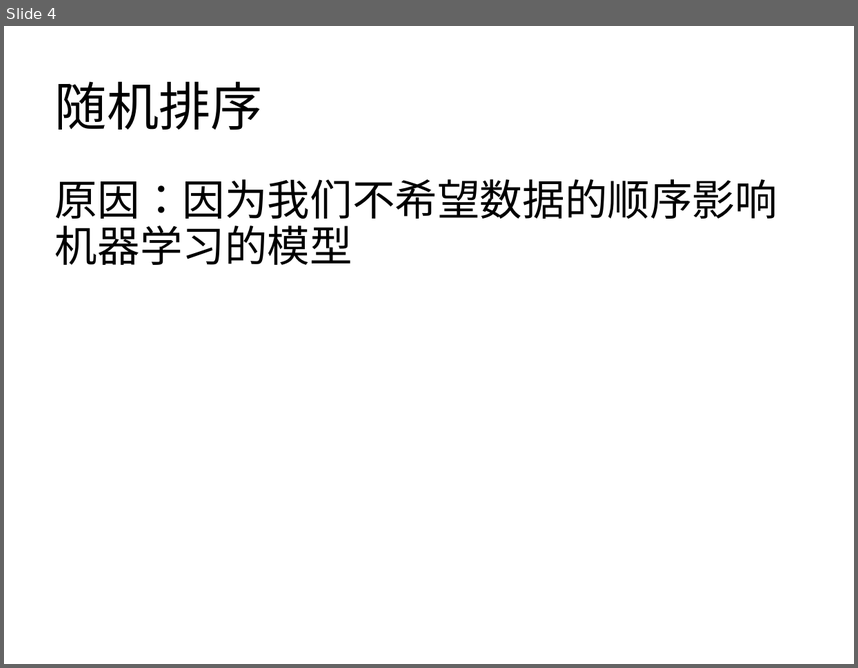
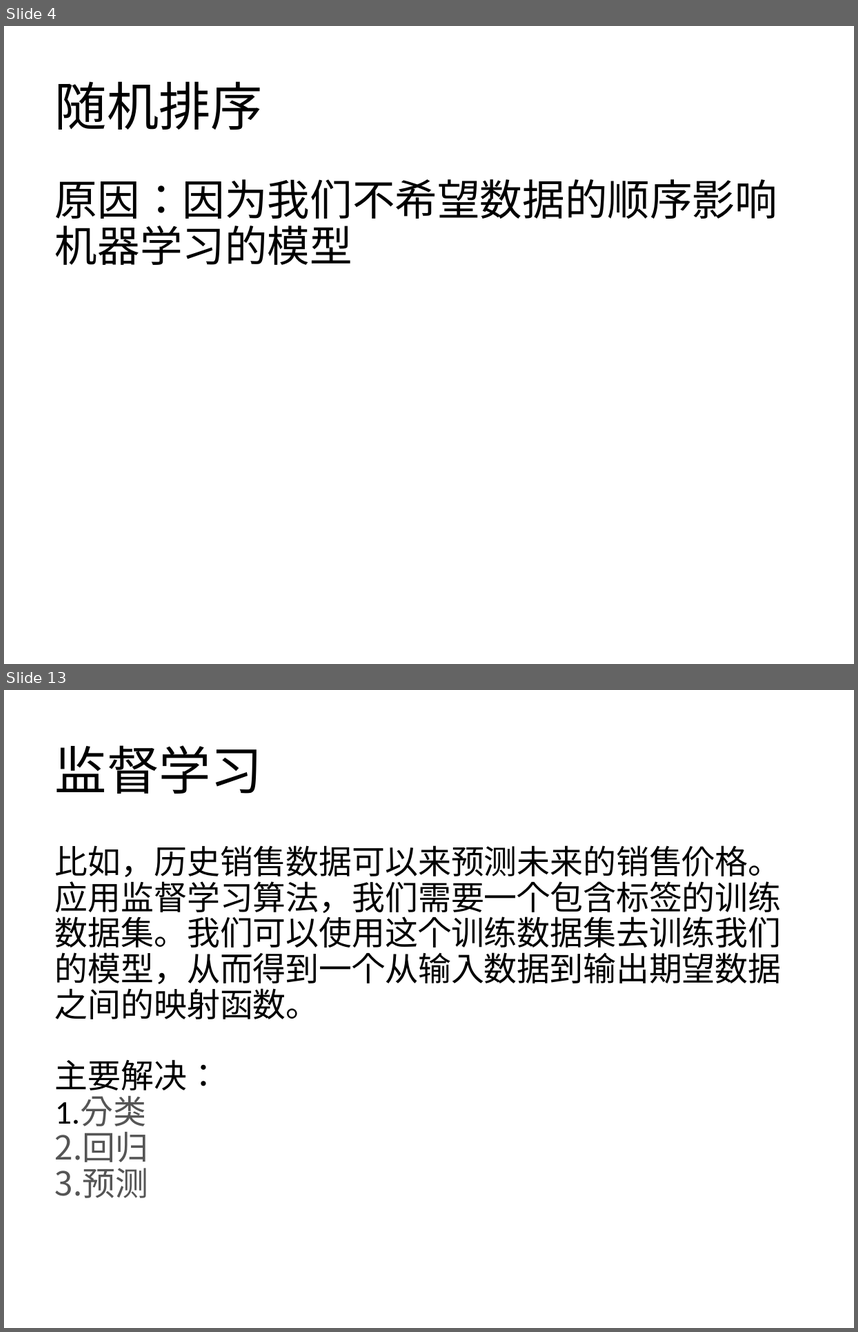
Before and after one commit to zznan0o0/Machine-Learning-materilas, a slide deck: 机器学习.pptx. Shown one above the other, each under a label of ours: slide 4 before the commit, slides 4 and 13 after it; the slides between them are not shown. The pictures are 858x668 and 858x1332 pixels, drawn with LibreOffice and Linux fonts; fonts in the diff are those of the drawing. Boxes give left, top, right and bottom in pixels: in the first picture for what was removed or moved away, otherwise in the second. Text is boxed around its words. In the diff, an @@ line names an element or a change of style, - is before the commit and + after.

```diff
--- a/机器学习.pptx
+++ b/机器学习.pptx
@@ slide 13 added at [4,690,854,1328], background #FFFFFF @@
@@ title added at [55,745,263,793], 44 pt, text #000000 @@
+监督学习
@@ text added at [55,845,782,1198], 28 pt, text #000000 @@
+比如，历史销售数据可以来预测未来的销售价格。应用监督学习算法，我们需要一个包含标签的训练数据集。我们可以使用这个训练数据集去训练我们的模型，从而得到一个从输入数据到输出期望数据之间的映射函数。
+主要解决：
+1.分类
+2.回归
+3.预测
```
Also in this commit, not shown: 1 slide changed, 16 other slides added.
